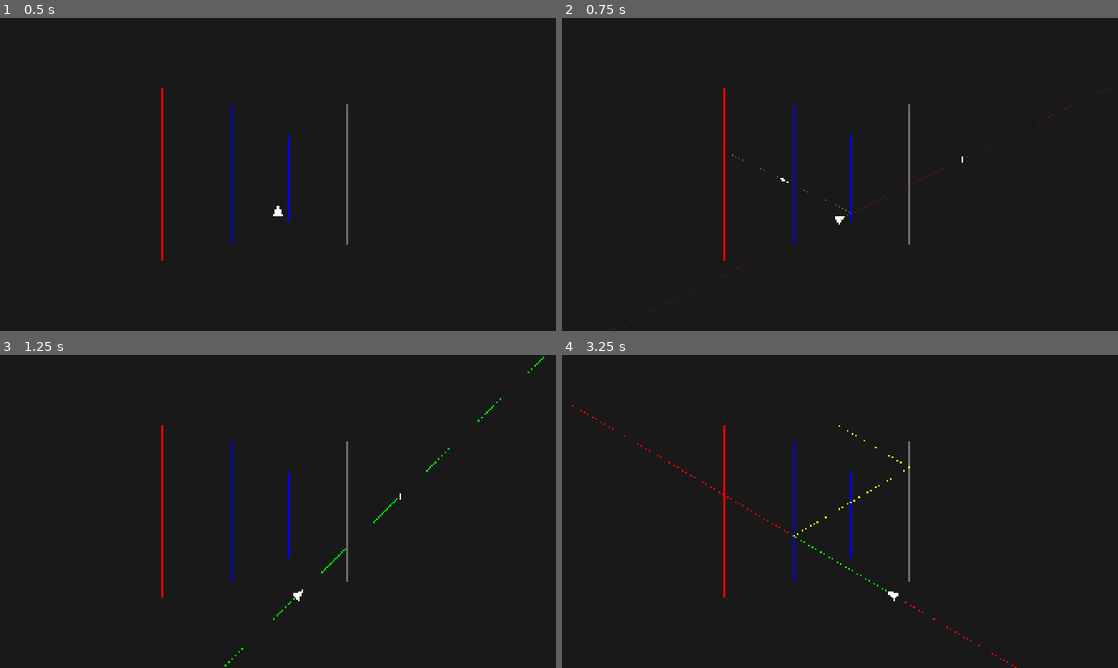
Above: before the commit, frames 1-4 (two rows, left to right).
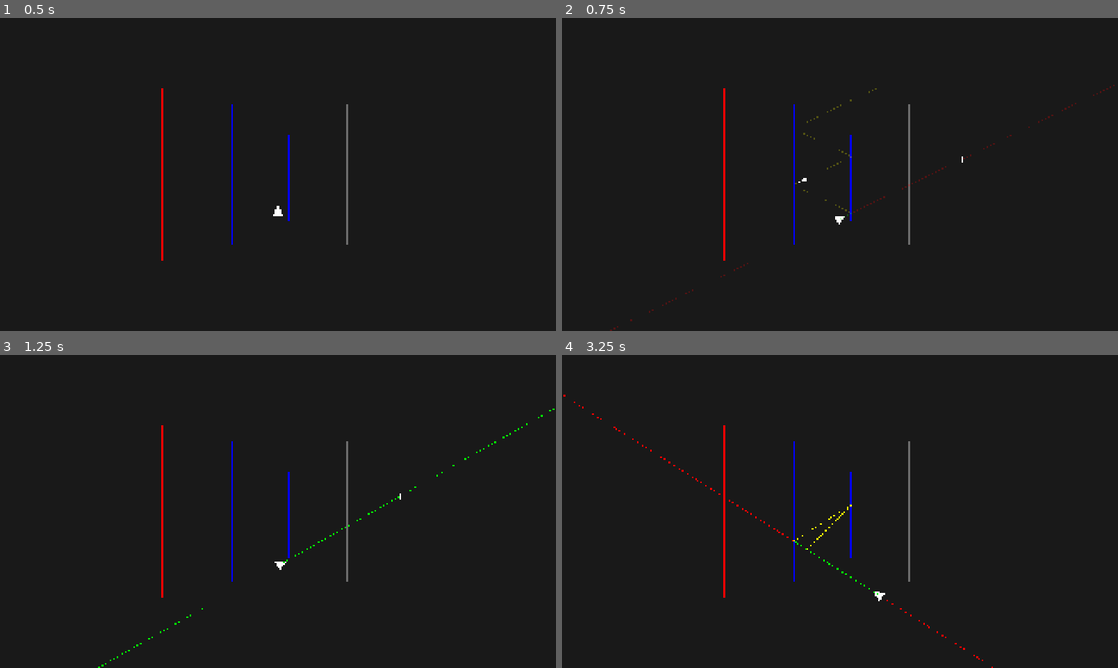
Above: after the commit, the same moments.

Repository: AlonKellner-RedHat/ricochet-game-v2
Game: Godot game, scene res://scenes/open_room_playable.tscn
The game is run twice, just before and just after one commit, with the same random seed, the same clock (stepped at 60 frames per second) and the same inputs.
Inputs (mouse positions are in pixels of both pictures, inside the frame that each line leads up to):
- Up to frame 1 (0.5 s): no input
- Up to frame 2 (0.75 s): tap Enter at 0.5 s; move the mouse to (962, 158) at 0.52 s; hold D (move_right) from 0.53 s (still down); hold Space (fire) from 0.53 s (still down); click (962, 158) at 0.67 s
- Up to frame 3 (1.25 s): keep holding D (move_right); keep holding Space (fire)
- Up to frame 4 (3.25 s): release D (move_right) at 1.25 s; release Space (fire) at 1.25 s; drag from (728, 527) to (812, 574) at 1.27 s; tap Space (fire) at 2 s; move the mouse to (895, 442) at 2.02 s; hold D (move_right) 2.03-2.75 s; tap Alt at 2.1 s; drag from (812, 574) to (673, 464) at 2.77 s

Frame 1 is identical in both runs. In frame 2, less than 0.1% of the frame differs, in the area x 30-57%, y 22-54%; in frame 3, 0.3%; in frame 4, 0.4%, in the area x 0-82%, y 12-100%.

Commit message:
Fix side flip after odd reflections (conjugating frame)
After an odd number of reflections, the frame is anti-conformal
(conjugating=true). _build_normalized reverses segment orientation
in the normalized frame, causing _determine_side to return the
opposite side. The wrong SideConfig was looked up on the original
surface.

Fix: flip the side (LEFT↔RIGHT) before config lookup when
frame.conjugating is true.

179 tests passing. Sweep: 0 violations.

Co-Authored-By: Claude Opus 4.6 <noreply@anthropic.com>

Diff:
--- a/scripts/math/tracer.gd
+++ b/scripts/math/tracer.gd
@@ -175,10 +175,14 @@
 
 		var apply_effect := false
 		var effect_config: SideConfig = null
+		# Anti-conformal frame (odd reflections) reverses orientation → flip side for original surface lookup
+		var lookup_side: Side.Value = hit.side
+		if frame.conjugating:
+			lookup_side = Side.Value.RIGHT if hit.side == Side.Value.LEFT else Side.Value.LEFT
 
 		if current_mode == TraceMode.PHYSICAL:
 			if orig_surf and hit.on_segment:
-				effect_config = orig_surf.active_side_config(hit.side, state_copy)
+				effect_config = orig_surf.active_side_config(lookup_side, state_copy)
 				if effect_config != null:
 					if effect_config.effect is TerminalEffect:
 						break
--- a/tests/test_bug_fixes.gd
+++ b/tests/test_bug_fixes.gd
@@ -183,3 +183,33 @@
 		Tracer.DEFAULT_BOUNDS, ray, -1.0,
 		Tracer.TraceMode.PLANNED, Tracer.TraceMode.PHYSICAL, plan)
 	assert_gt(planned.cursor_index, 1, "Planned must reach cursor after plan + loop")
+
+# --- Side flip after odd reflections ---
+
+func _setup_three_mirrors() -> Array:
+	var w_top := RoomBuilder.create_block_surface(Vector2(560, 240), Vector2(1360, 240), Vector2(960, 240))
+	var w_bot := RoomBuilder.create_block_surface(Vector2(1360, 840), Vector2(560, 840), Vector2(960, 840))
+	var w_left := RoomBuilder.create_block_surface(Vector2(560, 840), Vector2(560, 240), Vector2(560, 540))
+	var m1_seg := Segment.new(Vector2(800, 300), Vector2(800, 780), Vector2(800, 540))
+	var m1 := Surface.new(m1_seg, SideConfig.new(ReflectionEffect.new(m1_seg.get_carrier()), true), SideConfig.new(null, false), false, false)
+	var m2_seg := Segment.new(Vector2(1200, 300), Vector2(1200, 780), Vector2(1200, 540))
+	var m2 := Surface.new(m2_seg, SideConfig.new(ReflectionEffect.new(m2_seg.get_carrier()), true), SideConfig.new(null, false), false, false)
+	var m3_seg := Segment.new(Vector2(1000, 400), Vector2(1000, 700), Vector2(1000, 550))
+	var m3 := Surface.new(m3_seg, SideConfig.new(null, false), SideConfig.new(ReflectionEffect.new(m3_seg.get_carrier()), true), false, false)
+	return [w_top, w_bot, w_left, m1, m2, m3]
+
+func test_side_correct_after_odd_reflections() -> void:
+	var surfaces := _setup_three_mirrors()
+	var player := Vector2(960.0, 827.9623)
+	var cursor := Vector2(857.8936, 783.4509)
+	var aim := Direction.new(player, cursor)
+	var ray := Ray.new(player, aim)
+	var path := Tracer.trace(player, aim, surfaces, GameState.new(), Tracer.DEFAULT_BOUNDS, ray)
+	# Step 2 hits mirror at x=1000 (R=reflect). After 1 reflection, frame conjugating.
+	# Side must be flipped → R=reflect applied → frame changes.
+	var step1: Tracer.Step = path.steps[1] if path.steps.size() > 1 else null
+	var step2: Tracer.Step = path.steps[2] if path.steps.size() > 2 else null
+	assert_not_null(step2, "Should have step 2")
+	if step1 and step2:
+		assert_ne(step1.frame_id, step2.frame_id,
+			"Step 2 should reflect — side must be flipped after odd reflection")
